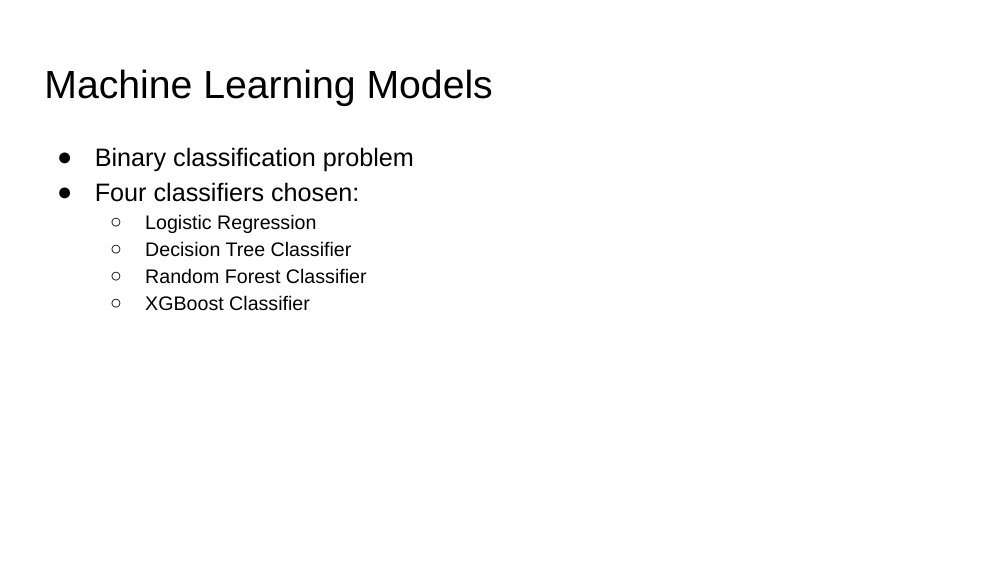
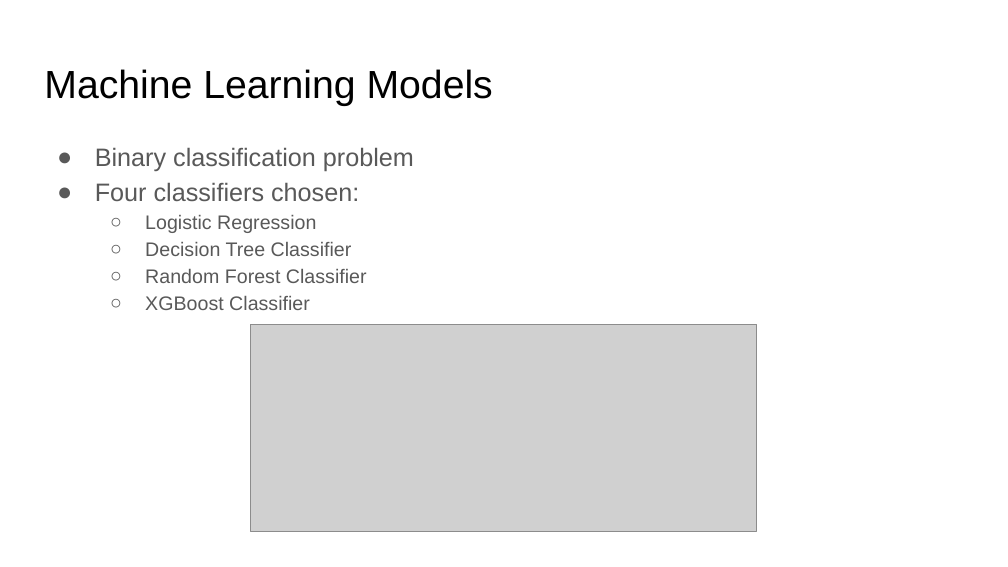
Before and after one commit to gksullan/Springboard_Capstone_1, a slide deck: slide 8 of reports/Predicting Genetic Variants that are Conflicting Classified.pptx (slide 7 before the commit). Drawn at 1008x567 pixels with LibreOffice and Linux fonts; fonts in the diff are those of the drawing; grey boxes stand for pictures. Boxes give left, top, right and bottom in pixels: in the first picture for what was removed or moved away, otherwise in the second. Text is boxed around its words. In the diff, an @@ line names an element or a change of style, - is before the commit and + after.

```diff
--- a/reports/Predicting Genetic Variants that are Conflicting Classified.pptx
+++ b/reports/Predicting Genetic Variants that are Conflicting Classified.pptx
@@ text "Binary classification problem" at <box>95,147,414,310</box>: text colour #000000 to #595959; bullet colour #000000 to #595959 @@
@@ picture added at <box>251,325,757,531</box> @@
```
Also in this commit, not shown: 7 other slides changed, 3 slides added, 1 slide removed.
